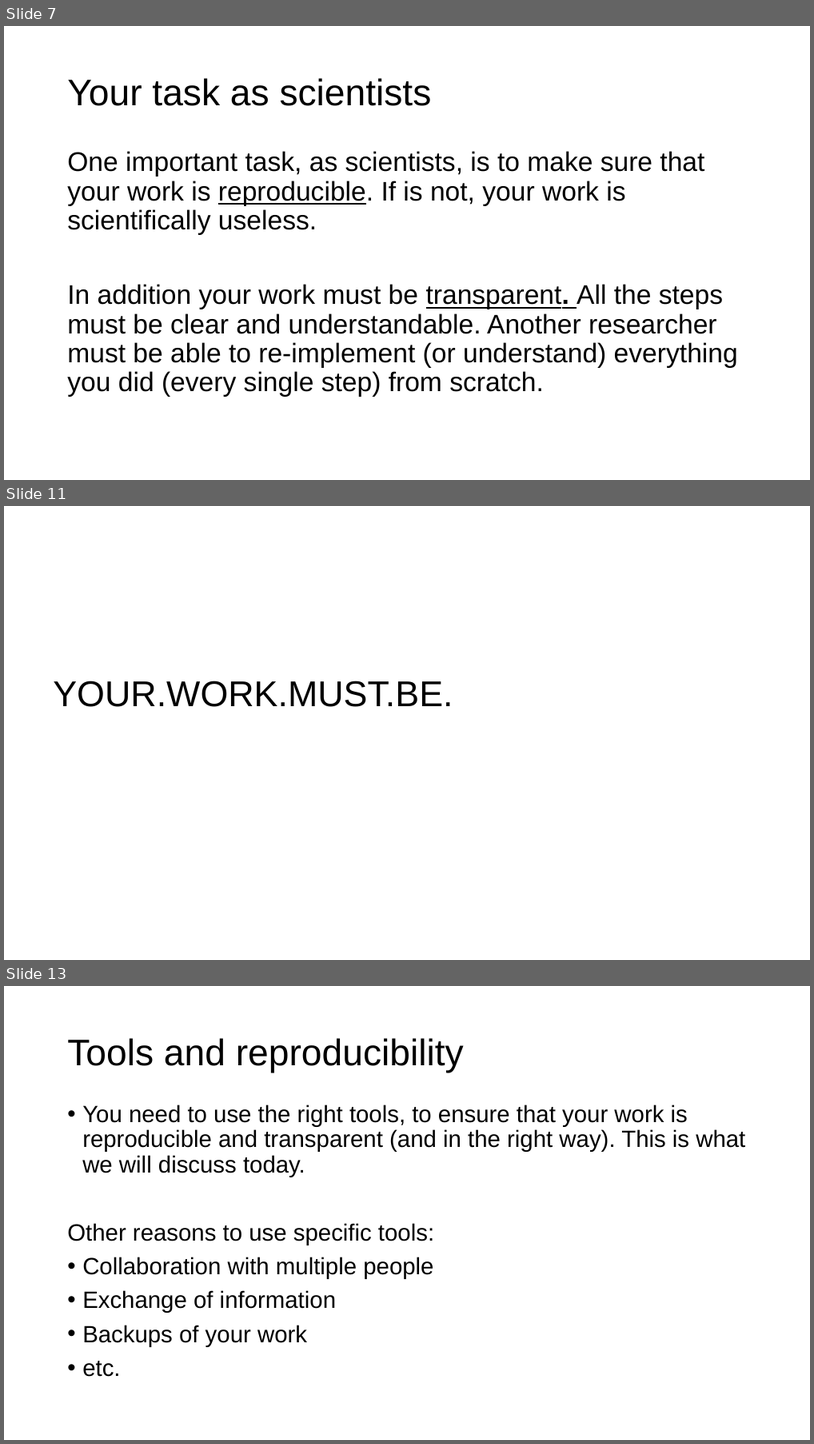
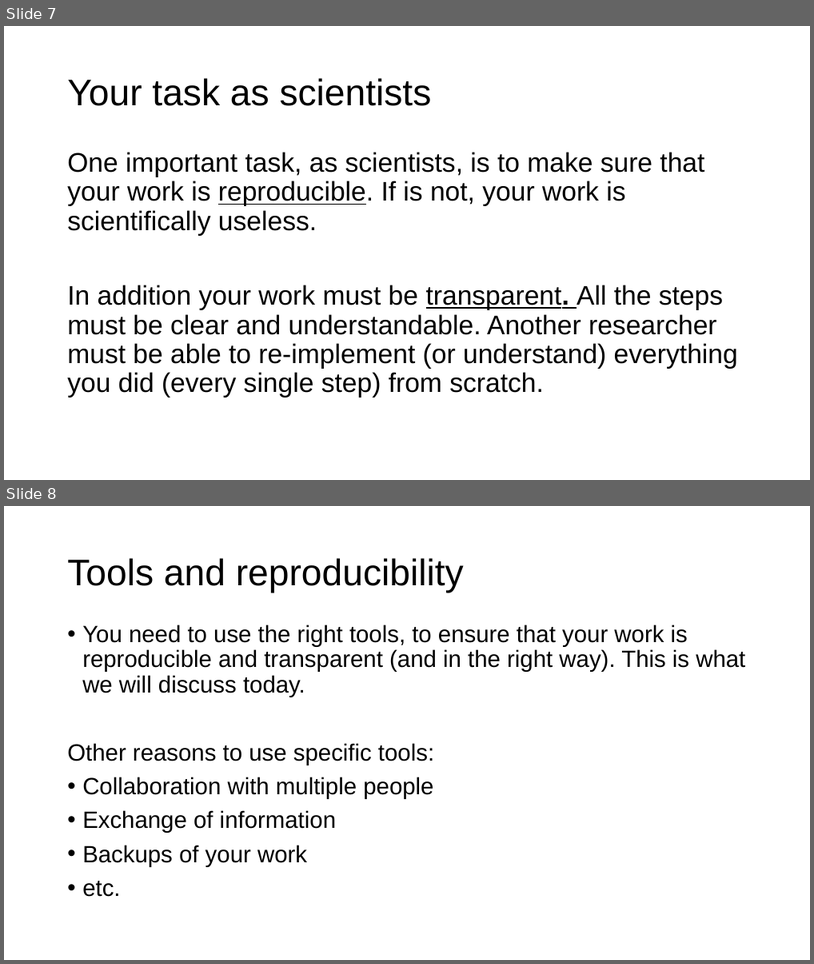
Before and after one commit to toelt-llc/MSCA-ITN-PARENT, a slide deck: DETERMINED2022/Python and scikit-learn/DETERMINED2022-toelt-Introduction Python and Scikit-learn.pptx. Shown one above the other, each under a label of ours: slides 7, 11 and 13 before the commit, slides 7 and 8 after it; the slides between them are not shown. The pictures are 814x1444 and 814x964 pixels, drawn with LibreOffice and Linux fonts; fonts in the diff are those of the drawing; background and template pictures are left out. Boxes give left, top, right and bottom in pixels: in the first picture for what was removed or moved away, otherwise in the second. Text is boxed around its words. In the diff, an @@ line names an element or a change of style, - is before the commit and + after.

```diff
--- a/DETERMINED2022/Python and scikit-learn/DETERMINED2022-toelt-Introduction Python and Scikit-learn.pptx
+++ b/DETERMINED2022/Python and scikit-learn/DETERMINED2022-toelt-Introduction Python and Scikit-learn.pptx
@@ slide 11 removed at [4,506,810,960], background #FFFFFF @@
@@ text removed at [53,680,453,707] @@
-YOUR.WORK.MUST.BE.
@@ what was slide 13 is now slide 8 @@
```
Also in this commit, not shown: 4 slides changed, 2 slides added, 4 other slides removed, 1 other file.
